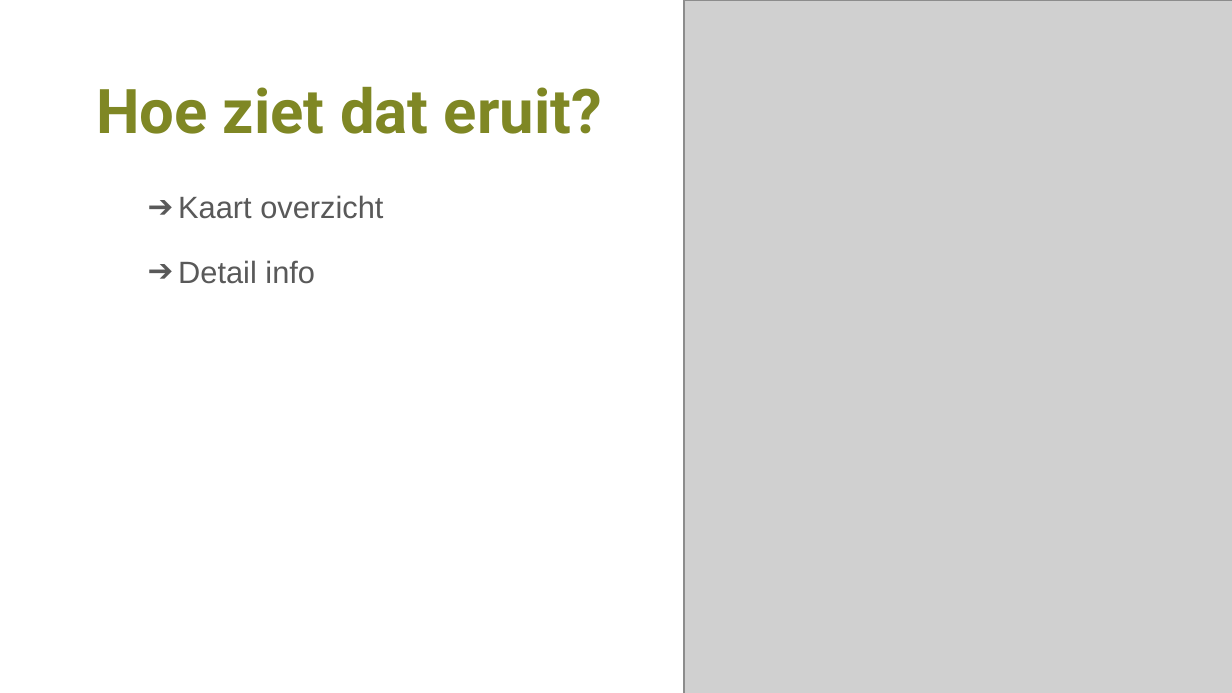
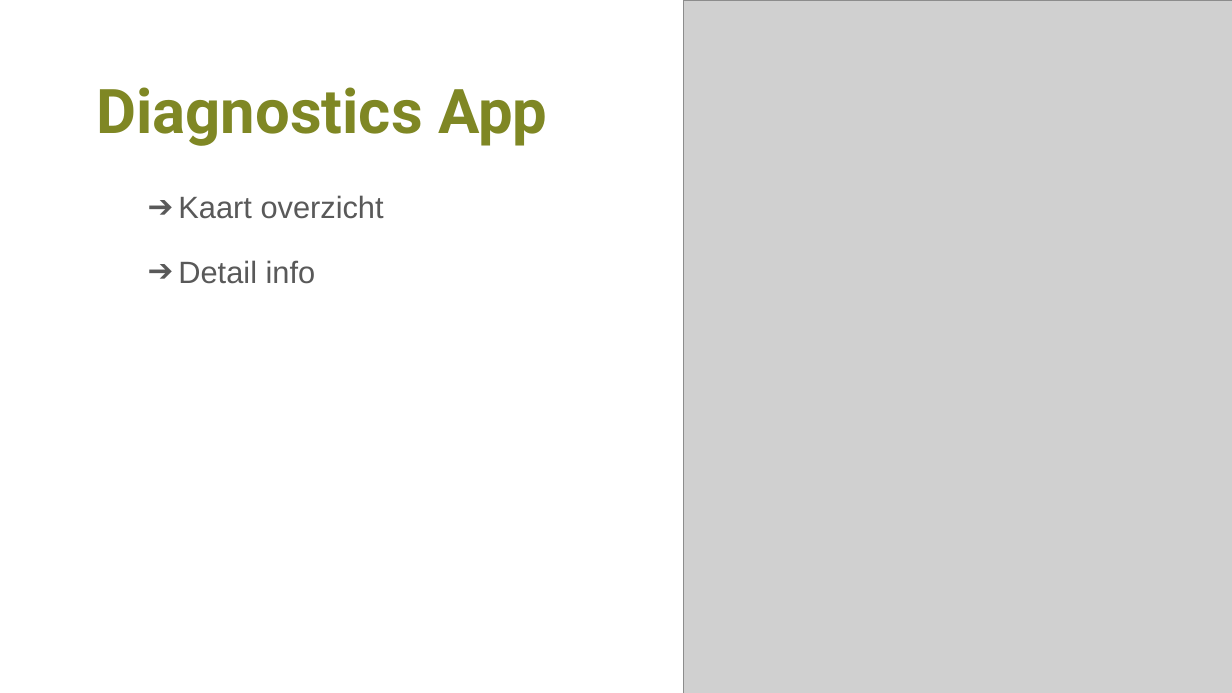
Before and after one commit to Mastermindzh/nj2017-iot-dwa-BurgersZoo1, a slide deck: slide 22 of groepsprocess/Presentaties/Tussenpresentatie (groep 1 & 2).pptx (slide 20 before the commit). Drawn at 1232x693 pixels with LibreOffice and Linux fonts; fonts in the diff are those of the drawing; grey boxes stand for pictures. Boxes give left, top, right and bottom in pixels: in the first picture for what was removed or moved away, otherwise in the second. Text is boxed around its words. In the diff, an @@ line names an element or a change of style, - is before the commit and + after.

```diff
--- a/groepsprocess/Presentaties/Tussenpresentatie (groep 1 & 2).pptx
+++ b/groepsprocess/Presentaties/Tussenpresentatie (groep 1 & 2).pptx
@@ title at (96,87,547,146): text changed @@
-Hoe ziet dat eruit?
+Diagnostics App
```
Also in this commit, not shown: 12 other slides changed, 7 slides added, 1 slide removed, 3 other files.
